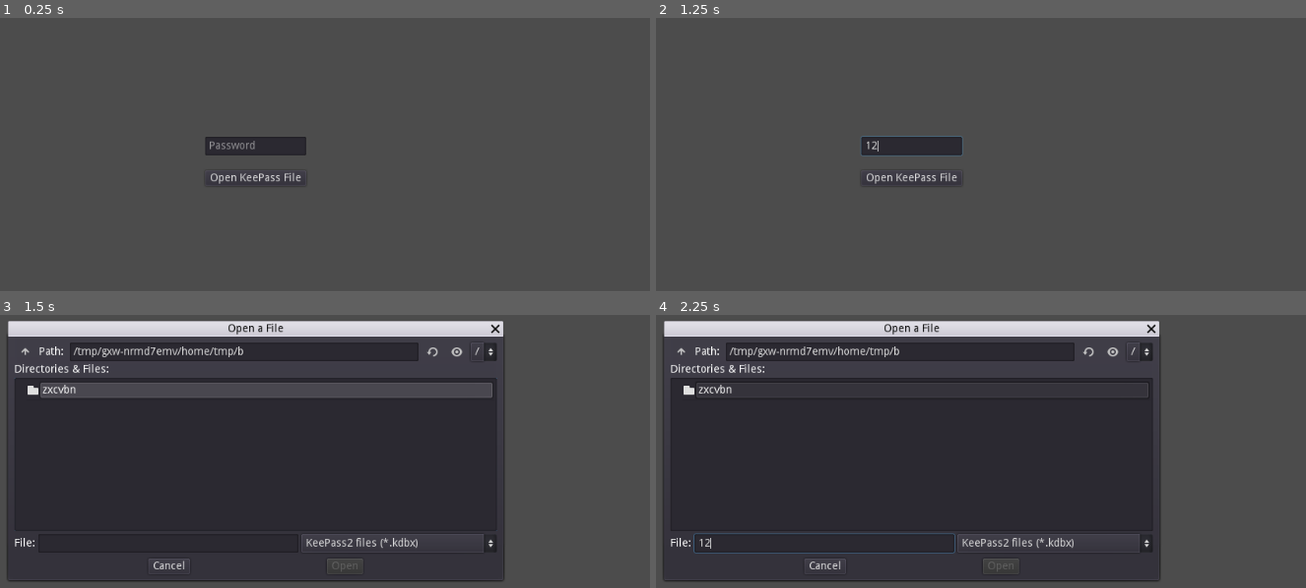
Above: before the commit, frames 1-4 (two rows, left to right).
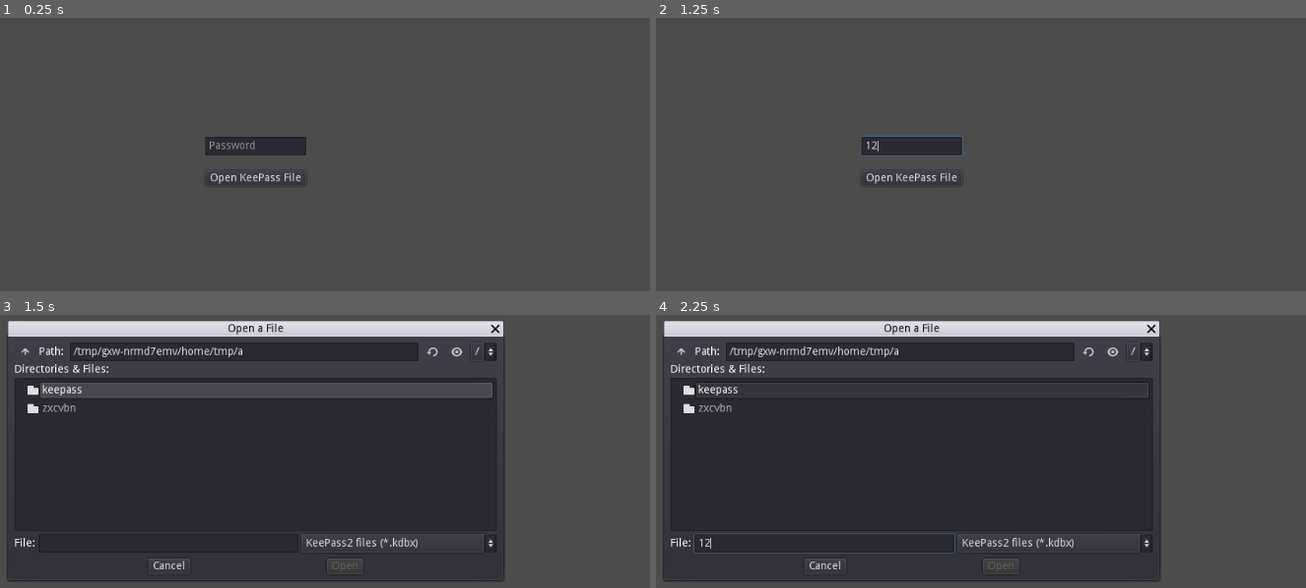
Above: after the commit, the same moments.

Repository: andrew-wilkes/password-manager
Game: Godot game, scene res://Tools.tscn
The game is run twice, just before and just after one commit, with the same random seed, the same clock (stepped at 60 frames per second) and the same inputs. This scene is started directly instead of the project's main scene.
Inputs (mouse positions are in pixels of both pictures, inside the frame that each line leads up to):
- Up to frame 1 (0.25 s): no input
- Up to frame 2 (1.25 s): click (909, 146) at 0.52 s; type "12" at 0.6 s
- Up to frame 3 (1.5 s): click "Open KeePass File" at 1.25 s
- Up to frame 4 (2.25 s): click (825, 544) at 2.02 s; type "12" at 2.1 s

Frames 1-2 are identical in both runs. In frame 3, 0.3% of the frame differs, in the area x 4-38%, y 11-36%; in frame 4, 0.3%.

Commit message:
Add keepass decryption code

Diff:
--- a/src/Tools.gd
+++ b/src/Tools.gd
@@ -1,73 +1,31 @@
 extends Control
-
-class KeePass:
-	var base_signature: PoolByteArray
-	var version_signature: PoolByteArray
-	var file_version: PoolByteArray
-	var header: Dictionary
-	var data: PoolByteArray
-
 
 func _ready():
 	print(bytes_to_int(PoolByteArray([1, 3])))
 	print(hex_to_bytes("fff0"))
-
+	var data = PoolByteArray([1, 3])
+	print(data.compress(File.COMPRESSION_ZSTD))
 
 func _on_GetKeePass_pressed():
 	$FileDialog.popup_centered()
 
 
 func _on_FileDialog_file_selected(path):
-	var file = File.new()
-	file.open(path, File.READ)
-	var data = file.get_buffer(file.get_len())
-	file.close()
-	var keepass = KeePass.new()
-	# The following values are stored as LE (LSB byte first)
-	keepass.base_signature = get_subarray(data, 0, 3)
-	keepass.version_signature = get_subarray(data, 4, 7)
-	keepass.file_version = get_subarray(data, 8, 11)
-	# Now get header fields
-	var idx = 12
-	var scanning = true
-	while scanning:
-		var data_length = data[idx + 1] + data[idx + 2] * 16
-		keepass.header[data[idx]] = get_subarray(data, idx + 3, idx + 2 + data_length)
-		if data[idx] == 0:
-			scanning = false
-		idx += 3 + data_length
-	keepass.data = data.subarray(idx, data.size() - 1)
-	prints("base_signature", keepass.base_signature.hex_encode())
-	prints("version_signature", keepass.version_signature.hex_encode())
-	prints("file_version", keepass.file_version.hex_encode())
-	prints("Size:", data.size())
-	var composite_key = find_node("Password").text.sha256_text()
-	composite_key = composite_key.sha256_text()
-	var transform_seed = keepass.header[5] # Is byte order correct?
-	transform_seed.invert()
-	var encrypted = hex_to_bytes(composite_key)
-	#encrypted.invert()
-	var transform_rounds = bytes_to_int(keepass.header[6])
-	var aes = AESContext.new()
-	aes.start(AESContext.MODE_ECB_ENCRYPT, transform_seed)
-	for _n in transform_rounds:
-		encrypted = aes.update(encrypted)
-	aes.finish()
-	var _hash = encrypted.hex_encode().sha256_text()
-	# Is the byte order correct for the master_seed?
-	var master_seed = keepass.header[4]
-	#master_seed.invert()
-	var master_key = hex_to_bytes((master_seed.hex_encode() + _hash).sha256_text())
-	# Decrypt the data
-	var iv = keepass.header[7] # Is byte order correct?
-	#iv.invert()
-	aes.start(AESContext.MODE_CBC_DECRYPT, master_key, iv)
-	var db = aes.update(keepass.data)
-	aes.finish()
-	var stream_start_bytes = keepass.header[9] # Is byte order correct?
-	stream_start_bytes.invert()
-	print(stream_start_bytes)
-	print(db.subarray(0, 31))
+	var kpdx = KPDX.new()
+	if kpdx.load_file(path):
+		kpdx.extract_header()
+		kpdx.set_password(find_node("Password").text)
+		kpdx.get_header_fields_and_database()
+		var result = kpdx.transform_key()
+		if result != "OK":
+			print(result)
+			return
+		result = kpdx.set_composite_key()
+		if result != "OK":
+			print(result)
+		result = kpdx.decode_data()
+		if result != "OK":
+			print(result)
 
 
 func bytes_to_int(bytes: PoolByteArray):
@@ -83,9 +41,3 @@
 	for idx in range(0, hex_string.length(), 2):
 		bytes.append(("0x" + hex_string.substr(idx, 2)).hex_to_int())
 	return bytes
-
-
-func get_subarray(data: PoolByteArray, start, end):
-	var subarray = data.subarray(start, end)
-	subarray.invert()
-	return subarray
--- a/src/Tools.tscn
+++ b/src/Tools.tscn
@@ -36,8 +36,8 @@
 mode = 0
 access = 2
 filters = PoolStringArray( "*.kdbx ; KeePass2 files" )
-current_dir = "/mnt/files/dev/godot/git/andrew-wilkes/godot-password-manager/src"
-current_path = "/mnt/files/dev/godot/git/andrew-wilkes/godot-password-manager/src/"
+current_dir = "/mnt/windows/WData/dev/godot/git/andrew-wilkes/godot-password-manager/src"
+current_path = "/mnt/windows/WData/dev/godot/git/andrew-wilkes/godot-password-manager/src/"
 
 [connection signal="pressed" from="C/VBox/GetKeePass" to="." method="_on_GetKeePass_pressed"]
 [connection signal="file_selected" from="FileDialog" to="." method="_on_FileDialog_file_selected"]
--- /dev/null
+++ b/src/keepass/kpdx.gd
@@ -0,0 +1,144 @@
+extends Node
+
+class_name KPDX
+
+enum FIELD_ID {
+	EndOfHeader = 0,
+	Comment = 1,
+	CipherID = 2,
+	CompressionFlags = 3,
+	MasterSeed = 4,
+	TransformSeed = 5, # for backward compatibility
+	TransformRounds = 6, # for backward compatibility
+	EncryptionIV = 7,
+	InnerRandomStreamKey = 8, # for backward compatibility
+	StreamStartBytes = 9, # for backward compatibility
+	InnerRandomStreamID = 10,
+	KdfParameters = 11,
+	PublicCustomData = 12
+}
+
+var base_signature: PoolByteArray
+var version_signature: PoolByteArray
+var file_version: PoolByteArray
+var header: Dictionary
+var data: PoolByteArray
+var encoded_db
+var key
+var composite_key
+var database
+
+
+func set_password(pwd: String):
+	# KeePass hashes keys, concatenates them, and then hashes the combined keys
+	# We only have a password, no keyfile etc.
+	key = hash_bytes(pwd.sha256_buffer())
+	prints("key", key)
+
+
+func set_composite_key():
+	var master_seed = header.get(FIELD_ID.MasterSeed)
+	if master_seed == null:
+		return "Missing MasterSeed field"
+	key = hash_bytes(master_seed + key)
+	prints("composite_key:", key)
+	return "OK"
+
+
+func transform_key():
+	var rounds = header.get(FIELD_ID.TransformRounds)
+	var tseed = header.get(FIELD_ID.TransformSeed)
+	if tseed == null:
+		return "Missing TransformSeed field"
+	if rounds == null:
+		return "Missing TransformRounds field"
+	var encrypted = key
+	rounds.invert()
+	rounds = bytes_to_int(rounds)
+	var aes = AESContext.new()
+	aes.start(AESContext.MODE_ECB_ENCRYPT, tseed)
+	for _n in rounds:
+		encrypted = aes.update(encrypted)
+	aes.finish()
+	key = hash_bytes(encrypted)
+	return "OK"
+
+
+func extract_header():
+	extract_hex_string("base_signature", 0, 3)
+	extract_hex_string("version_signature", 4, 7)
+	extract_hex_string("file_version", 8, 11)
+
+
+func decode_data():
+	var iv = header.get(FIELD_ID.EncryptionIV)
+	if iv == null:
+		return "Missing EncryptionIV field"
+	var aes = AESContext.new()
+	aes.start(AESContext.MODE_CBC_DECRYPT, key, iv)
+	var db: PoolByteArray = aes.update(encoded_db)
+	aes.finish()
+	var start_bytes = db.subarray(0, 31)
+	var stream_start_bytes = header.get(FIELD_ID.StreamStartBytes)
+	if stream_start_bytes == null:
+		return "Missing StreamStartBytes field"
+	if stream_start_bytes != start_bytes:
+		return "Decoded data mismatch\nStreamStartBytes: " + String(stream_start_bytes) \
+		 + "\nStart bytes: " + String(start_bytes)
+	prints("End bytes:", db.subarray(-16, -1))
+	# Remove end padding and start bytes
+	var compressed_data = db.subarray(32, -db[-1] - 1)
+	# Try to decompress the data using GZip
+	# GZip file format: https://datatracker.ietf.org/doc/html/rfc1952
+	# Header should start with 31, 139
+	database = compressed_data.decompress_dynamic(-1, File.COMPRESSION_GZIP)
+	if database.size() == 0:
+		return "Failed to decompress data"
+	return "OK"
+
+
+func get_header_fields_and_database():
+	var idx = 12
+	var scanning = true
+	while scanning:
+		var data_length = data[idx + 1] + data[idx + 2] * 16
+		header[data[idx]] = data.subarray(idx + 3, idx + 2 + data_length)
+		if data[idx] == FIELD_ID.EndOfHeader:
+			scanning = false
+		idx += 3 + data_length
+	encoded_db = data.subarray(idx, -1)
+	print("Header length = ", idx)
+	print("Encoded database size = ", encoded_db.size())
+
+
+func extract_hex_string(tname, start_index, end_index):
+	var target = get(tname)
+	target = data.subarray(start_index, end_index)
+	target.invert()
+	set(tname, target)
+	prints(tname, target.hex_encode())
+
+
+func load_file(path):
+	var file = File.new()
+	if file.file_exists(path):
+		file.open(path, File.READ)
+		data = file.get_buffer(file.get_len())
+	file.close()
+	return data != null and data.size() > 0
+
+
+func bytes_to_int(bytes: PoolByteArray):
+	var x = 0
+	for idx in bytes.size():
+		x *= 256
+		x += bytes[idx]
+	return x
+
+
+func hash_bytes(b: PoolByteArray):
+	var ctx = HashingContext.new()
+	ctx.start(HashingContext.HASH_SHA256)
+	ctx.update(b)
+	# Get the computed hash.
+	return ctx.finish()
--- a/src/project.godot
+++ b/src/project.godot
@@ -14,6 +14,11 @@
 "language": "GDScript",
 "path": "res://zxcvbn/adjacency_graphs.gd"
 }, {
+"base": "Node",
+"class": "KPDX",
+"language": "GDScript",
+"path": "res://keepass/kpdx.gd"
+}, {
 "base": "Resource",
 "class": "Passwords",
 "language": "GDScript",
@@ -26,6 +31,7 @@
 } ]
 _global_script_class_icons={
 "AdjacencyGraphs": "",
+"KPDX": "",
 "Passwords": "",
 "Settings": ""
 }
